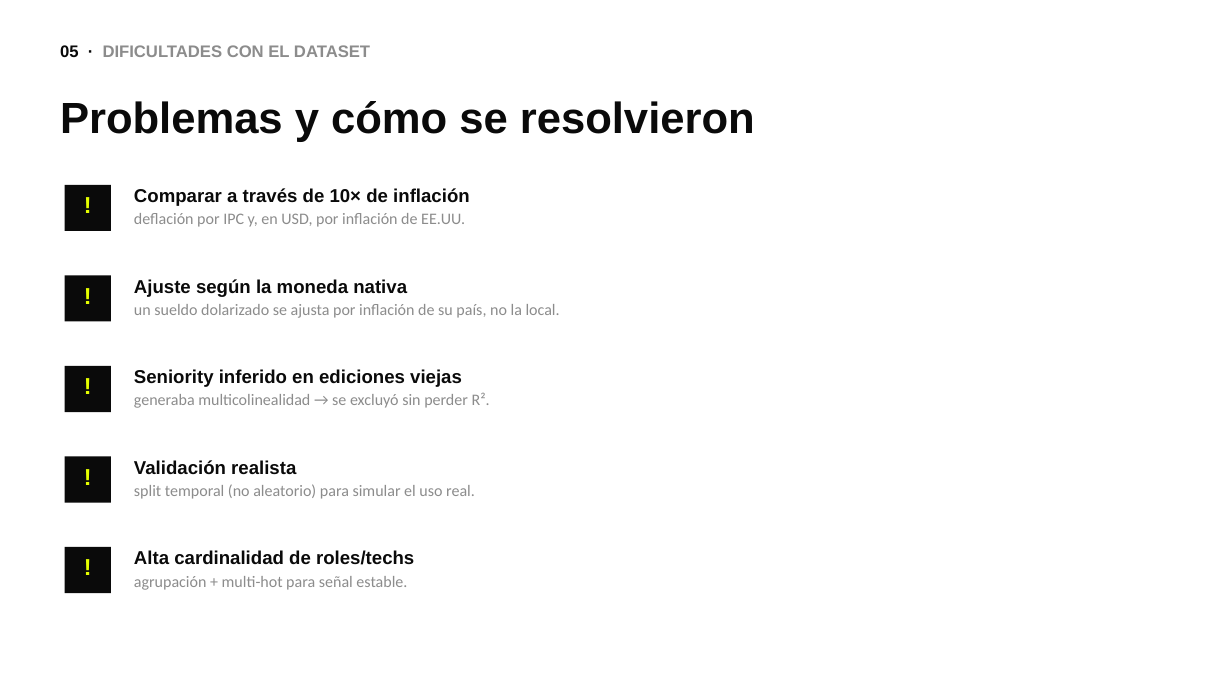
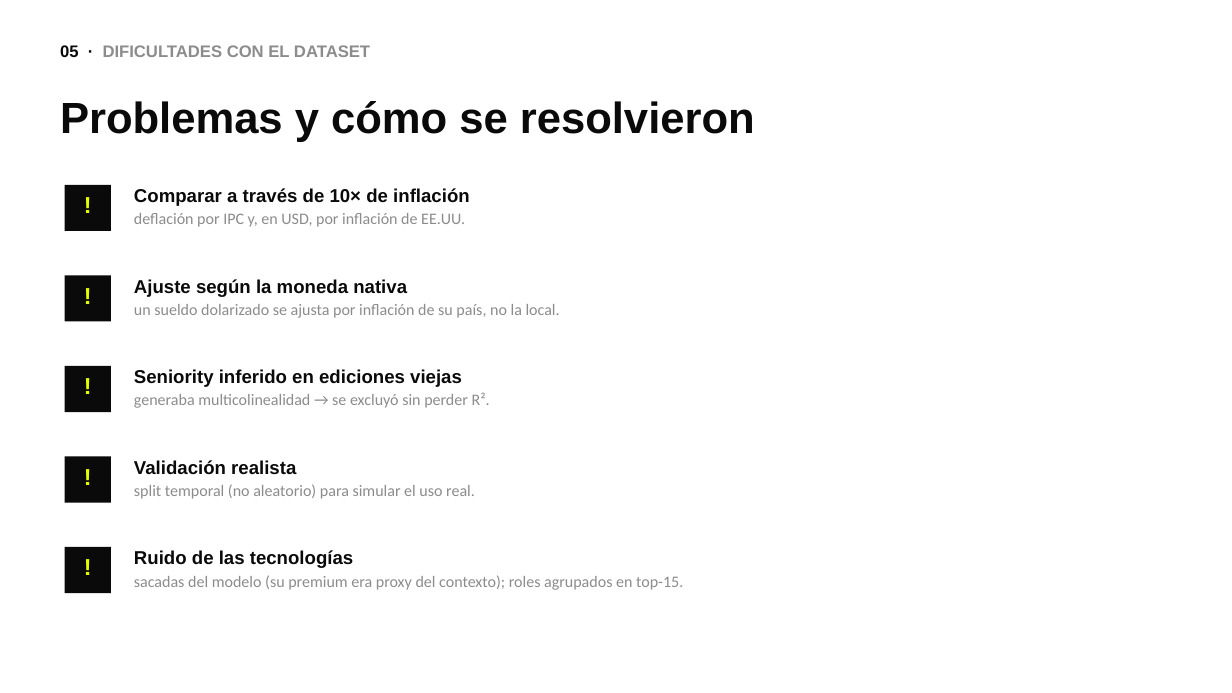
Before and after one commit to fbmassi/tpo-sueldos, a slide deck: slide 18 of presentacion/defensa_oral.pptx. Drawn at 1232x693 pixels with LibreOffice and Linux fonts; fonts in the diff are those of the drawing. Boxes give left, top, right and bottom in pixels: in the first picture for what was removed or moved away, otherwise in the second. Text is boxed around its words. In the diff, an @@ line names an element or a change of style, - is before the commit and + after.

```diff
--- a/presentacion/defensa_oral.pptx
+++ b/presentacion/defensa_oral.pptx
@@ text at <box>134,550,683,590</box>: text changed @@
-Alta cardinalidad de roles/techs
-agrupación + multi-hot para señal estable.
+Ruido de las tecnologías
+sacadas del modelo (su premium era proxy del contexto); roles agrupados en top-15.
```
Also in this commit, not shown: 3 other slides changed, 15 other files.
